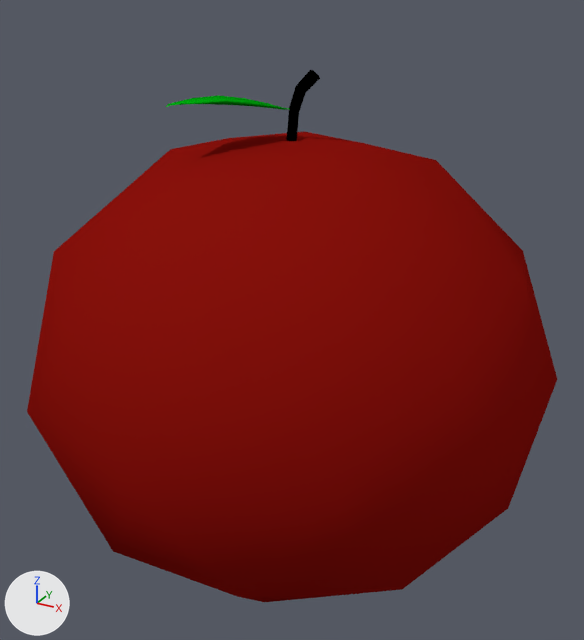
One commit to the Blender file Content/Environment/Pickupable/Apple/Meshes/SM_Apple_001.blend: the scene before it, then after it.
One viewpoint serves both versions: a 50 mm camera at (0.151, -0.275, 0.246) aimed at (0.001, -0.001, 0.109). Lighting does not change. The marker at lower left points along +X, +Y and +Z.

Objects in the first picture: 'Apple'.
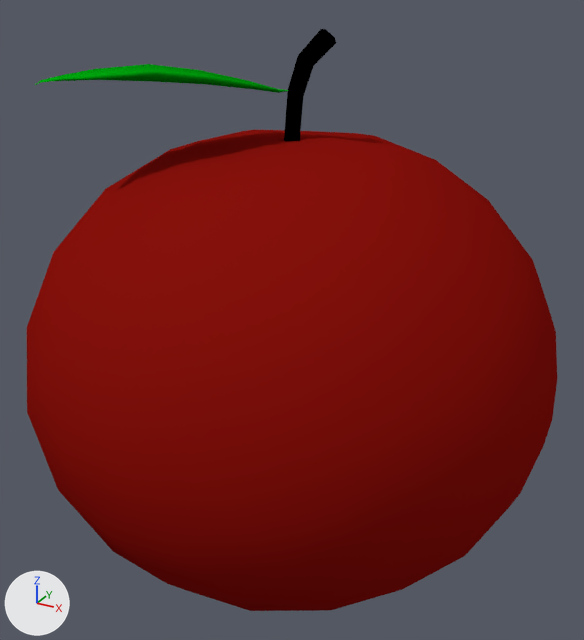
Location of each change, (x1, y1, x2, y2) in pixels of the pictures (584 x 640 px):
'Apple', reshaped (9% taller): before (27, 70, 557, 602); after (27, 29, 557, 611)
part 1 of me_icosphere_001, built on: before (166, 70, 320, 141); after (27, 29, 557, 611)

What changed in the scene script:
```text
Change me_icosphere_001:
    used by ob_apple; location = (0.0, 0.0, 0.0); scale = (0.7, 0.7, 0.7)
    remove me_icosphere_001.from_pydata(...)  # 157 vertices, 197 faces; spans x -0.15..0.15, y -0.158..0.157, z 0.0..0.3
    add me_icosphere_001.from_pydata(...)  # 377 vertices, 527 faces; spans x -0.158..0.158, y -0.158..0.157, z 0.0..0.321
    me_icosphere_001 part 1: 81 vertices moved from x -0.051..0.012, y -0.045..0.013, z 0.263..0.3 to x -0.1..0.019, y -0.089..0.021, z 0.263..0.321; 220 vertices added at x -0.158..0.158, y -0.151..0.151, z 0.0..0.264
```
